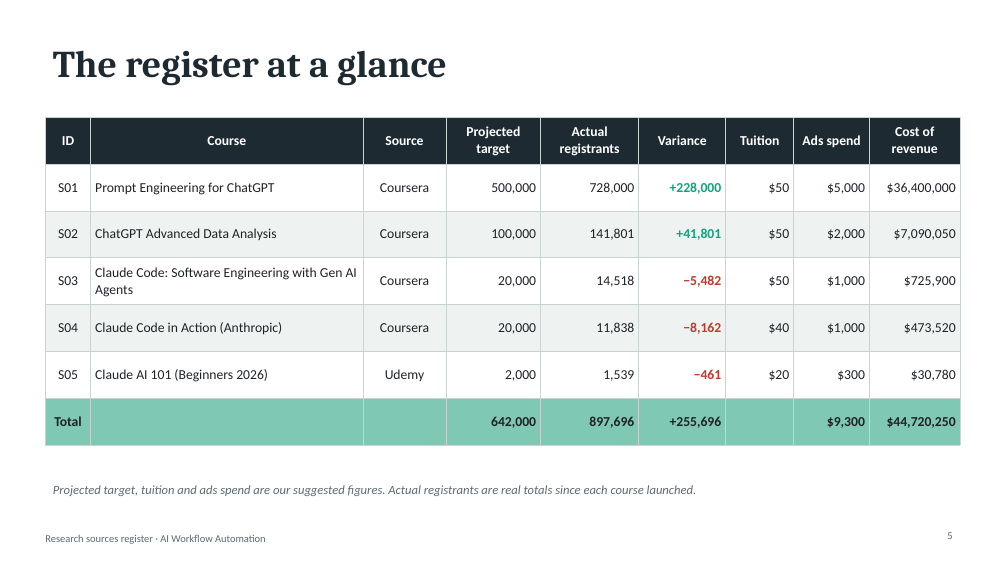
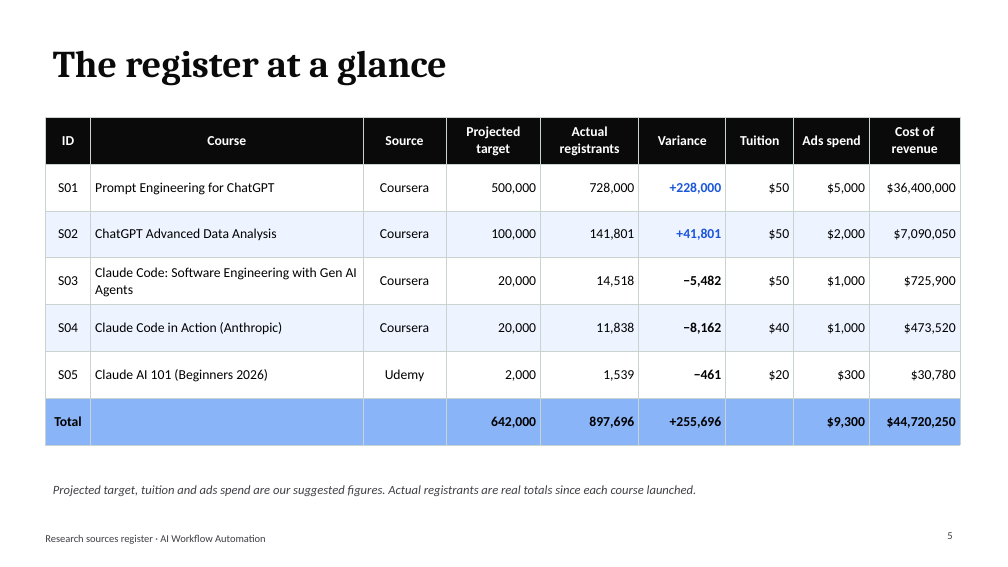
Before and after one commit to BadboyVee/BlackHoleeee, a slide deck: slide 5 of research-register/ChatGPT_Claude_Courses_Presentation.pptx. Drawn at 1008x567 pixels with LibreOffice and Linux fonts; fonts in the diff are those of the drawing. Boxes give left, top, right and bottom in pixels: in the first picture for what was removed or moved away, otherwise in the second. Text is boxed around its words. In the diff, an @@ line names an element or a change of style, - is before the commit and + after.

```diff
--- a/research-register/ChatGPT_Claude_Courses_Presentation.pptx
+++ b/research-register/ChatGPT_Claude_Courses_Presentation.pptx
@@ title "The register at a glance" at bbox=[53, 50, 447, 86]: text colour #1E2A32 to #0A0A0A @@
@@ table at bbox=[45, 117, 960, 432] @@
@@ fill #1E2A32 to #0A0A0A in row 1 @@
@@ fill #EEF3F1 to #EEF4FF in 18 cells @@
@@ fill #7FC8B4 to #8AB4F8 in row 7 @@
@@ text colour #1F2328 to #000000 in "S01", "Prompt Engineering for ChatGPT", "Coursera", "500,000" and 42 more places @@
@@ text colour #10A37F to #1A56DB in "+228,000", "+41,801" @@
@@ text colour #C0392B to #000000 in "−5,482", "−8,162", "−461" @@
@@ text colour #5B6B73 to #3F3F46 in 3 elements at bbox=[53, 485, 697, 496], bbox=[947, 532, 952, 539], bbox=[45, 534, 266, 544] @@
```
Also in this commit, not shown: 5 other slides changed, 3 other files.
